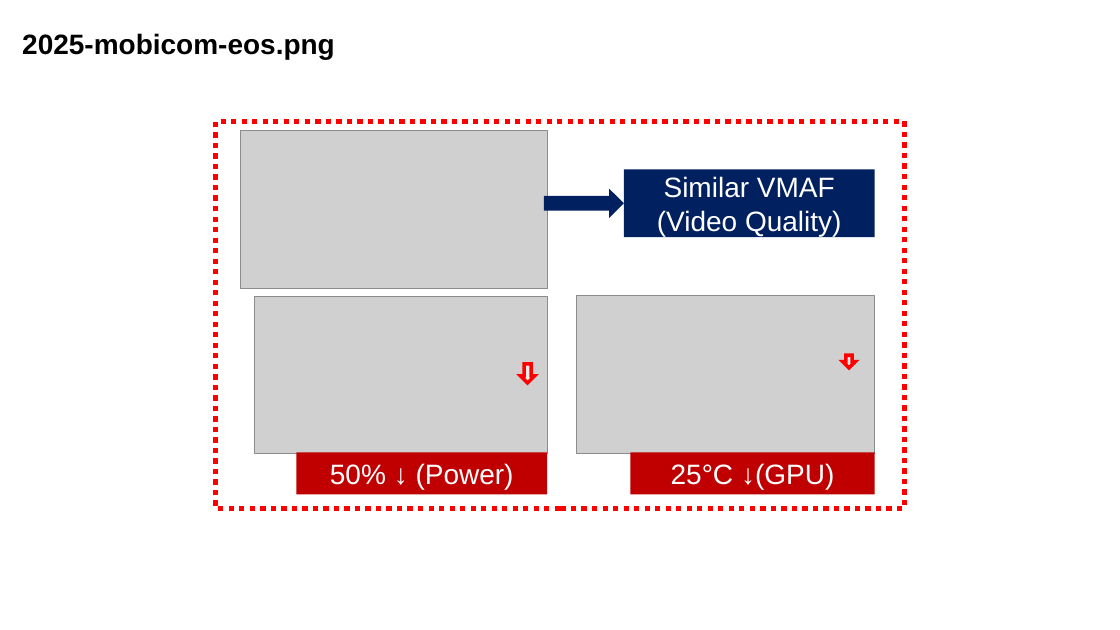
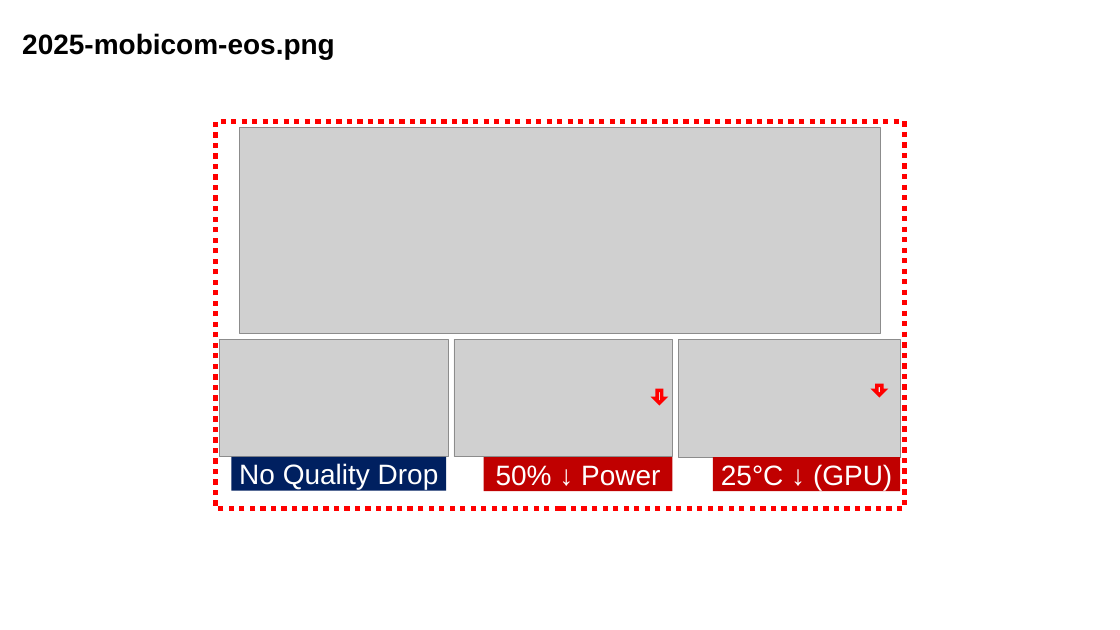
Before and after one commit to MAIS-Lab/mais-lab.github.io, a slide deck: slide 2 of assets/img/publications/figures.pptx. Drawn at 1120x630 pixels with LibreOffice and Linux fonts; fonts in the diff are those of the drawing; grey boxes stand for pictures. Boxes give left, top, right and bottom in pixels: in the first picture for what was removed or moved away, otherwise in the second. Text is boxed around its words. In the diff, an @@ line names an element or a change of style, - is before the commit and + after.

```diff
--- a/assets/img/publications/figures.pptx
+++ b/assets/img/publications/figures.pptx
@@ picture added at box(240, 127, 881, 333) @@
@@ right arrow removed at box(544, 188, 624, 218) @@
@@ picture: place and size @@
-picture at box(241, 131, 548, 288)
+picture at box(219, 339, 448, 457)
@@ picture: place and size @@
-picture at box(255, 297, 547, 454)
+picture at box(454, 339, 672, 457)
@@ picture: place and size @@
-picture at box(576, 296, 875, 454)
+picture at box(679, 339, 901, 457)
@@ down arrow: place and size @@
-down arrow at box(843, 355, 855, 368)
+down arrow at box(875, 386, 884, 395)
@@ down arrow: place and size @@
-down arrow at box(521, 364, 535, 383)
+down arrow at box(655, 391, 664, 403)
@@ rectangle "No Quality Drop": place and size @@
-rectangle "No Quality Drop" at box(624, 170, 875, 238)
+rectangle "No Quality Drop" at box(231, 457, 446, 491)
@@ text in rectangle at box(239, 463, 439, 490): text changed @@
-Similar VMAF
-(Video Quality)
+No Quality Drop
@@ rectangle "50% ↓ Power": place and size @@
-rectangle "50% ↓ Power" at box(297, 453, 548, 495)
+rectangle "50% ↓ Power" at box(484, 457, 673, 491)
@@ text in rectangle at box(496, 465, 660, 486): text changed @@
-50% ↓ (Power)
+50% ↓ Power
@@ rectangle "25°C ↓ (GPU)": place and size @@
-rectangle "25°C ↓ (GPU)" at box(631, 453, 875, 495)
+rectangle "25°C ↓ (GPU)" at box(713, 457, 901, 491)
@@ text in rectangle at box(721, 464, 892, 490): spaces changed @@
-25°C ↓(GPU)
+25°C ↓ (GPU)
```
Also in this commit, not shown: 3 other slides changed, 1 slide added, 5 other files.
